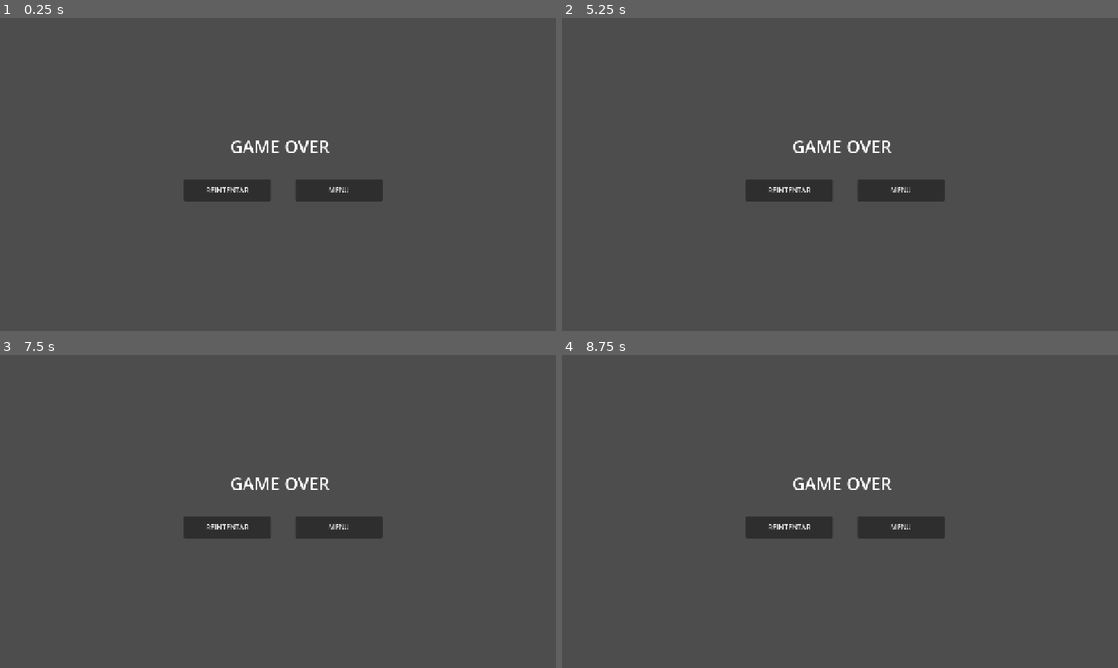
Above: before the commit, frames 1-4 (two rows, left to right).
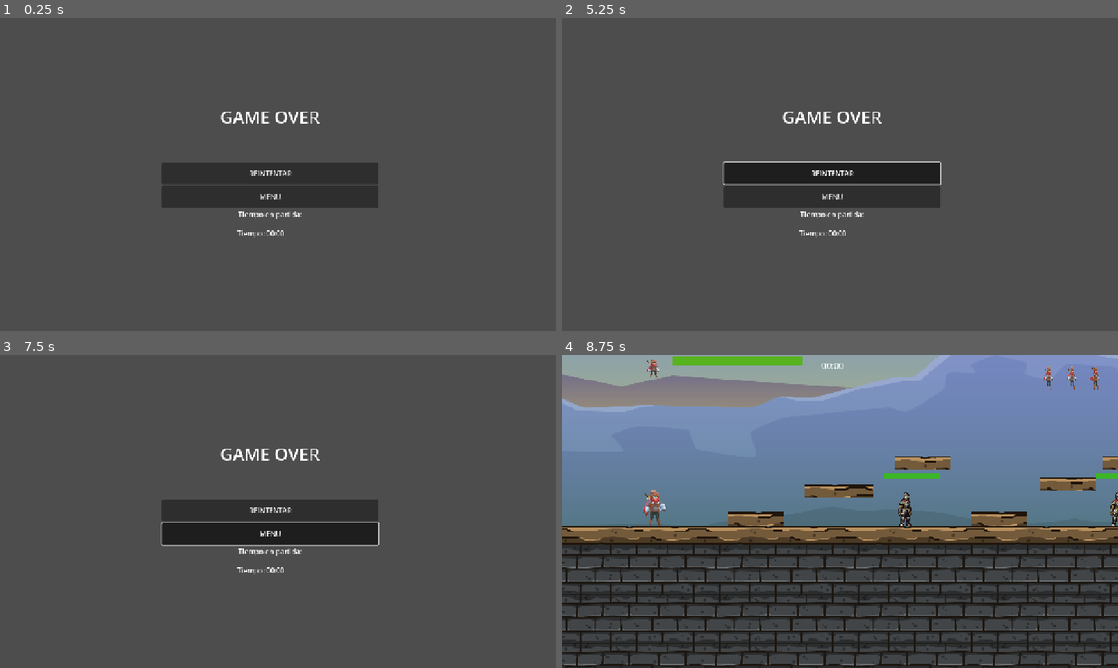
Above: after the commit, the same moments.

Repository: NicoCuadrado/FinalProgAvanzadaGodot
Game: Godot game, scene res://escenas/GameOver.tscn
Same seed, same stepped clock (60 frames per second), same inputs: the game is played once before the commit and once after it. This scene is started directly instead of the project's main scene.
Inputs (mouse positions are in pixels of both pictures, inside the frame that each line leads up to):
- Up to frame 1 (0.25 s): no input
- Up to frame 2 (5.25 s): tap Enter (ui_accept) at 0.5, 0.77, 1.25, 1.52, 2, 2.75, 3.02, 3.5, 3.77, 4.25, 4.52 s; move the mouse to (962, 158) at 0.52 s; hold Right (ui_right) 0.53-2.03 s; click (962, 158) at 0.67 s; move the mouse to (728, 190) at 1.27 s; move the mouse to (895, 105) at 2.02 s; hold Left (ui_left) 2.03-2.78 s; move the mouse to (812, 237) at 2.77 s; hold Right (ui_right) 2.78-4.28 s; click (812, 237) at 2.92 s; move the mouse to (1006, 221) at 3.52 s; move the mouse to (673, 127) at 4.27 s; hold Left (ui_left) 4.28-5.03 s; move the mouse to (867, 174) at 5.02 s; hold Right (ui_right) from 5.03 s (still down); click (867, 174) at 5.17 s
- Up to frame 3 (7.5 s): move the mouse to (194, 433) at 5.77 s; release Right (ui_right) at 5.78 s; hold Left (ui_left) 5.78-7.28 s; tap Enter (ui_accept) at 6.02, 6.77 s; move the mouse to (400, 495) at 6.52 s; move the mouse to (166, 527) at 7.27 s; hold Right (ui_right) from 7.28 s (still down); click (166, 527) at 7.42 s
- Up to frame 4 (8.75 s): tap Enter (ui_accept) at 7.52 s; release Right (ui_right) at 8 s; click (840, 508) at 8 s, where only the run after the commit has a clickable "Jugar"

The runs differ from the first frame. In frame 1, 4.4% of the frame differs, in the area x 29-69%, y 30-71%; in frame 2, 4.8%; in frame 3, 4.7%; in frame 4, 79%, in the area x 0-100%, y 0-100%.

Commit message:
agregado de un timer y reorganizacion de pantalla win y GO
agregue un timer que muestra la duracion de la partida y tambien se muestra la duracion de la partida cuando ganas o perdes

Diff:
--- a/escenas/GameOver.tscn
+++ b/escenas/GameOver.tscn
@@ -36,34 +36,41 @@
 layout_mode = 2
 theme = SubResource("Theme_cp6i1")
 
-[node name="Label" type="Label" parent="CanvasLayer/CenterContainer/Control"]
+[node name="VBoxContainer" type="VBoxContainer" parent="CanvasLayer/CenterContainer/Control"]
 layout_mode = 0
-offset_left = -156.0
-offset_top = -165.0
-offset_right = 163.0
-offset_bottom = -1.0
+offset_left = -269.0
+offset_top = -250.0
+offset_right = 230.0
+offset_bottom = 163.0
+
+[node name="Label" type="Label" parent="CanvasLayer/CenterContainer/Control/VBoxContainer"]
+custom_minimum_size = Vector2(0, 200.14)
+layout_mode = 2
 theme_override_font_sizes/font_size = 40
 text = "GAME OVER"
 horizontal_alignment = 1
 vertical_alignment = 1
 
-[node name="Reintentar" type="Button" parent="CanvasLayer/CenterContainer/Control"]
+[node name="Reintentar" type="Button" parent="CanvasLayer/CenterContainer/Control/VBoxContainer"]
 custom_minimum_size = Vector2(200, 50)
-layout_mode = 0
-offset_left = -218.0
-offset_top = -7.0
-offset_right = -18.0
-offset_bottom = 43.0
+layout_mode = 2
 text = "REINTENTAR"
 
-[node name="Menu" type="Button" parent="CanvasLayer/CenterContainer/Control"]
+[node name="Menu" type="Button" parent="CanvasLayer/CenterContainer/Control/VBoxContainer"]
 custom_minimum_size = Vector2(200, 50)
-layout_mode = 0
-offset_left = 39.0
-offset_top = -7.0
-offset_right = 239.0
-offset_bottom = 43.0
+layout_mode = 2
 text = "MENU"
 
-[connection signal="pressed" from="CanvasLayer/CenterContainer/Control/Reintentar" to="." method="_on_reintentar_pressed"]
-[connection signal="pressed" from="CanvasLayer/CenterContainer/Control/Menu" to="." method="_on_volver_al_menu_pressed"]
+[node name="TitiloTime" type="Label" parent="CanvasLayer/CenterContainer/Control/VBoxContainer"]
+custom_minimum_size = Vector2(40, 40)
+layout_mode = 2
+size_flags_horizontal = 4
+text = "Tiempo en partida:"
+
+[node name="TimeLabel" type="Label" parent="CanvasLayer/CenterContainer/Control/VBoxContainer"]
+custom_minimum_size = Vector2(150, 50)
+layout_mode = 2
+size_flags_horizontal = 4
+
+[connection signal="pressed" from="CanvasLayer/CenterContainer/Control/VBoxContainer/Reintentar" to="." method="_on_reintentar_pressed"]
+[connection signal="pressed" from="CanvasLayer/CenterContainer/Control/VBoxContainer/Menu" to="." method="_on_volver_al_menu_pressed"]
--- a/escenas/Win.tscn
+++ b/escenas/Win.tscn
@@ -19,6 +19,10 @@
 anchors_preset = -1
 anchor_right = 1.00703
 anchor_bottom = 0.993056
+offset_left = -5.0
+offset_top = 7.0
+offset_right = -5.0
+offset_bottom = 7.0
 grow_horizontal = 2
 grow_vertical = 2
 
@@ -26,34 +30,42 @@
 layout_mode = 2
 theme = SubResource("Theme_i72b4")
 
-[node name="Label" type="Label" parent="CanvasLayer/CenterContainer/Control"]
+[node name="VBoxContainer" type="VBoxContainer" parent="CanvasLayer/CenterContainer/Control"]
 layout_mode = 0
-offset_left = -321.0
-offset_top = -193.0
-offset_right = 332.0
-offset_bottom = -82.0
+offset_left = -226.0
+offset_top = -209.0
+offset_right = 221.0
+offset_bottom = 201.0
+
+[node name="Title" type="Label" parent="CanvasLayer/CenterContainer/Control/VBoxContainer"]
+custom_minimum_size = Vector2(400, 200)
+layout_mode = 2
 theme_override_font_sizes/font_size = 40
 text = "GANASTE!!"
 horizontal_alignment = 1
 vertical_alignment = 1
 
-[node name="Reintentar" type="Button" parent="CanvasLayer/CenterContainer/Control"]
+[node name="Reintentar" type="Button" parent="CanvasLayer/CenterContainer/Control/VBoxContainer"]
 custom_minimum_size = Vector2(200, 50)
-layout_mode = 0
-offset_left = -217.0
-offset_top = -59.0
-offset_right = -17.0
-offset_bottom = -9.0
+layout_mode = 2
 text = "REINTENTAR"
 
-[node name="Menu" type="Button" parent="CanvasLayer/CenterContainer/Control"]
+[node name="Menu" type="Button" parent="CanvasLayer/CenterContainer/Control/VBoxContainer"]
 custom_minimum_size = Vector2(200, 50)
-layout_mode = 0
-offset_left = 30.0
-offset_top = -60.0
-offset_right = 230.0
-offset_bottom = -10.0
+layout_mode = 2
 text = "MENU"
 
-[connection signal="pressed" from="CanvasLayer/CenterContainer/Control/Reintentar" to="." method="_on_reintentar_pressed"]
-[connection signal="pressed" from="CanvasLayer/CenterContainer/Control/Menu" to="." method="_on_menu_pressed"]
+[node name="TituloTimer" type="Label" parent="CanvasLayer/CenterContainer/Control/VBoxContainer"]
+layout_mode = 2
+size_flags_horizontal = 4
+theme_override_font_sizes/font_size = 20
+text = "Tiempo en partida:"
+
+[node name="TimeLabel" type="Label" parent="CanvasLayer/CenterContainer/Control/VBoxContainer"]
+custom_minimum_size = Vector2(150, 40)
+layout_mode = 2
+size_flags_horizontal = 4
+theme_override_font_sizes/font_size = 20
+
+[connection signal="pressed" from="CanvasLayer/CenterContainer/Control/VBoxContainer/Reintentar" to="." method="_on_reintentar_pressed"]
+[connection signal="pressed" from="CanvasLayer/CenterContainer/Control/VBoxContainer/Menu" to="." method="_on_menu_pressed"]
--- a/escenas/player.tscn
+++ b/escenas/player.tscn
@@ -386,6 +386,13 @@
 value = 100.0
 show_percentage = false
 
+[node name="TimerLabel" type="Label" parent="CanvasLayer"]
+offset_left = 596.0
+offset_top = 10.0
+offset_right = 709.0
+offset_bottom = 60.0
+theme_override_font_sizes/font_size = 20
+
 [connection signal="animation_finished" from="AnimatedSprite2D" to="." method="_on_animated_sprite_2d_animation_finished"]
 [connection signal="body_entered" from="AreaAttack" to="." method="_on_area_attack_body_entered"]
 [connection signal="body_exited" from="AreaAttack" to="." method="_on_area_attack_body_exited"]
--- a/script/GameManager.gd
+++ b/script/GameManager.gd
@@ -4,5 +4,25 @@
 var vidas := max_vidas
 var enemigos_restantes:= 3
 
+var tiempo_transcurrido: float = 0.0  # en segundos
+var contando_tiempo := true
+var tiempo_final: float = 0.0
+
+
 func reset():
 	vidas = max_vidas
+
+#funciones relacionadas al timer
+func _process(delta: float) -> void:
+	if contando_tiempo:
+		tiempo_transcurrido += delta
+
+func detener_tiempo():
+	contando_tiempo = false
+	tiempo_final = tiempo_transcurrido
+
+func reiniciar():
+	vidas = max_vidas
+	tiempo_transcurrido = 0.0
+	tiempo_final = 0.0
+	contando_tiempo = true
--- a/script/game_over.gd
+++ b/script/game_over.gd
@@ -1,6 +1,14 @@
 class_name GameOver extends Control
 
 func _ready():
+	GameManager.detener_tiempo()
+	get_tree().paused = true
+	process_mode = Node.PROCESS_MODE_ALWAYS
+
+	# mostrar el tiempo final
+	var segundos = int(GameManager.tiempo_final) % 60
+	var minutos = int(GameManager.tiempo_final) / 60
+	$CanvasLayer/CenterContainer/Control/VBoxContainer/TimeLabel.text = "Tiempo: %02d:%02d" % [minutos, segundos]
 	# Opcional: pausar el juego al mostrar el menú
 	get_tree().paused = true
 	# Habilitar la UI aunque el juego esté pausado
@@ -9,6 +17,8 @@
 func _on_reintentar_pressed():
 	get_tree().paused = false
 	GameManager.reset()
+	GameManager.reiniciar()
+
 	get_tree().reload_current_scene()
 
 func _on_volver_al_menu_pressed():
--- a/script/player.gd
+++ b/script/player.gd
@@ -3,6 +3,7 @@
 @onready var sprite_animation: AnimatedSprite2D = $AnimatedSprite2D
 @onready var health_component: HealthComponent = $Components/HealthComponent
 @onready var h_box_container: HBoxContainer = $CanvasLayer/HBoxContainer
+@onready var timer_label: Label = $CanvasLayer/TimerLabel
 
 signal ataque_finalizado
 
@@ -98,6 +99,11 @@
 		get_tree().current_scene.add_child(game_over_scene)
 		get_tree().paused = true
 
+func _process(delta: float) -> void:
+	var segundos = int(GameManager.tiempo_transcurrido) % 60
+	var minutos = int(GameManager.tiempo_transcurrido) / 60
+	timer_label.text = "%02d:%02d" % [minutos, segundos]
+
 func _on_area_attack_body_entered(body: Node2D) -> void:
 	if body is Enemy:
 		body.en_rango_de_ataque_player = true
--- a/script/win.gd
+++ b/script/win.gd
@@ -1,14 +1,21 @@
 class_name Win extends Control
 
 func _ready():
-	# Opcional: pausar el juego al mostrar el menú
+	GameManager.detener_tiempo()
+	#pausar el juego al mostrar el menú
 	get_tree().paused = true
 	# Habilitar la UI aunque el juego esté pausado
 	process_mode = Node.PROCESS_MODE_ALWAYS
 
+	# mostrar el tiempo final
+	var segundos = int(GameManager.tiempo_final) % 60
+	var minutos = int(GameManager.tiempo_final) / 60
+	$CanvasLayer/CenterContainer/Control/VBoxContainer/TimeLabel.text = "Tiempo: %02d:%02d" % [minutos, segundos]
+
 func _on_reintentar_pressed():
 	get_tree().paused = false
 	GameManager.reset()
+	GameManager.reiniciar()
 	get_tree().reload_current_scene()
 
 func _on_menu_pressed() -> void:
